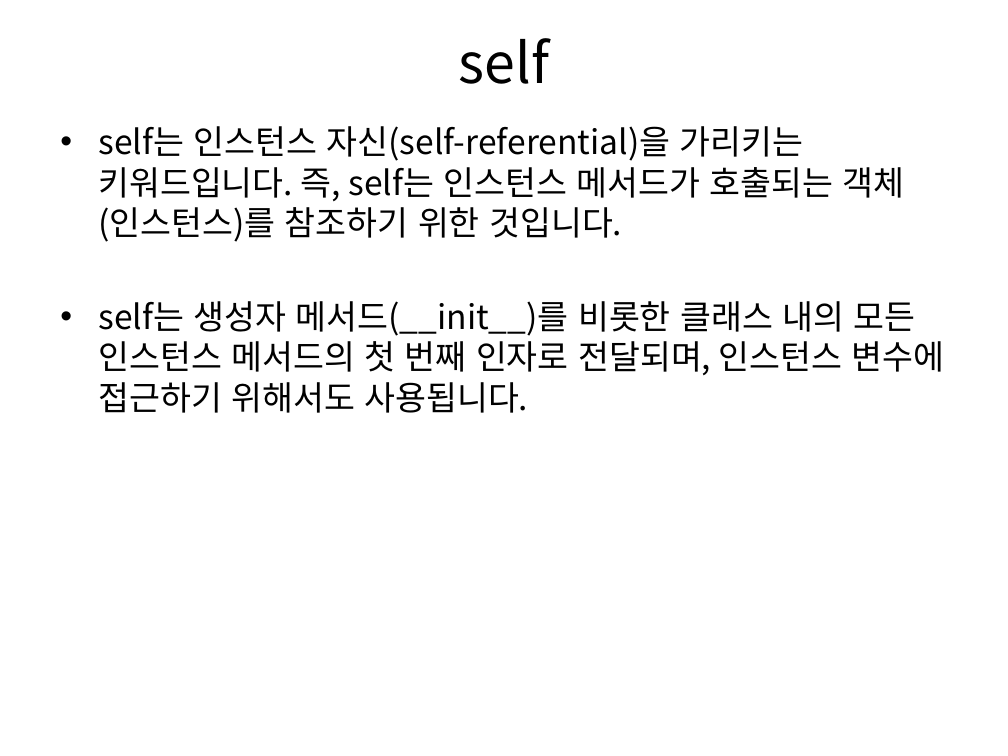
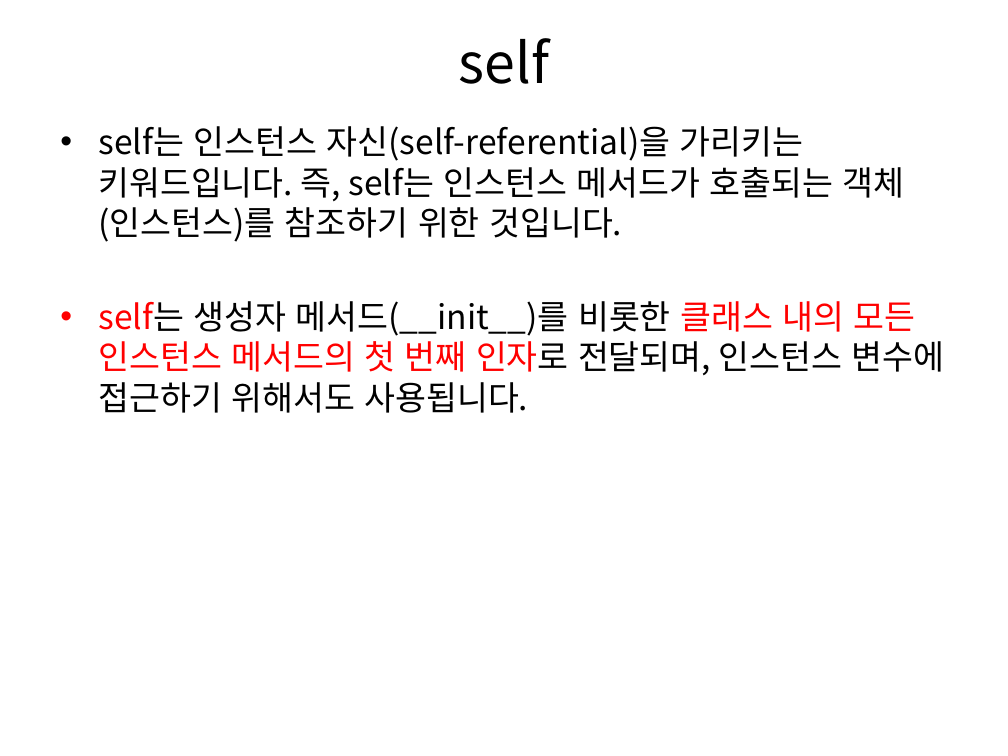
Before and after one commit to KHEN-ROE/Python, a slide deck: slide 7 of 수업자료/파이썬 5.pptx. Drawn at 1008x756 pixels with LibreOffice and Linux fonts; fonts in the diff are those of the drawing. Boxes give left, top, right and bottom in pixels: in the first picture for what was removed or moved away, otherwise in the second. Text is boxed around its words. In the diff, an @@ line names an element or a change of style, - is before the commit and + after.

```diff
--- a/수업자료/파이썬 5.pptx
+++ b/수업자료/파이썬 5.pptx
@@ text at box(98, 301, 945, 413): text colour #000000 to #FF0000 in "self는 클래스 내의 모든 인스턴스 메서드의 첫 ..." @@
```
Also in this commit, not shown: 8 other slides changed, 10 other files.
